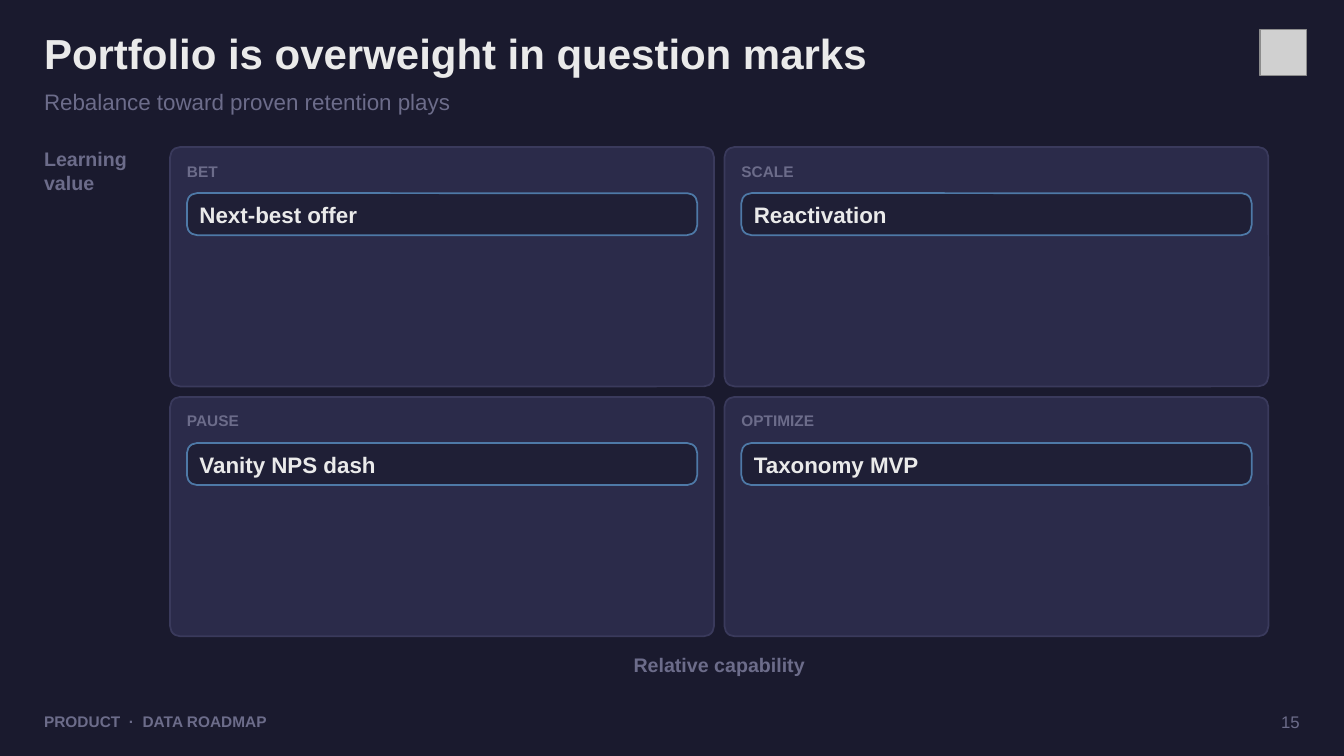
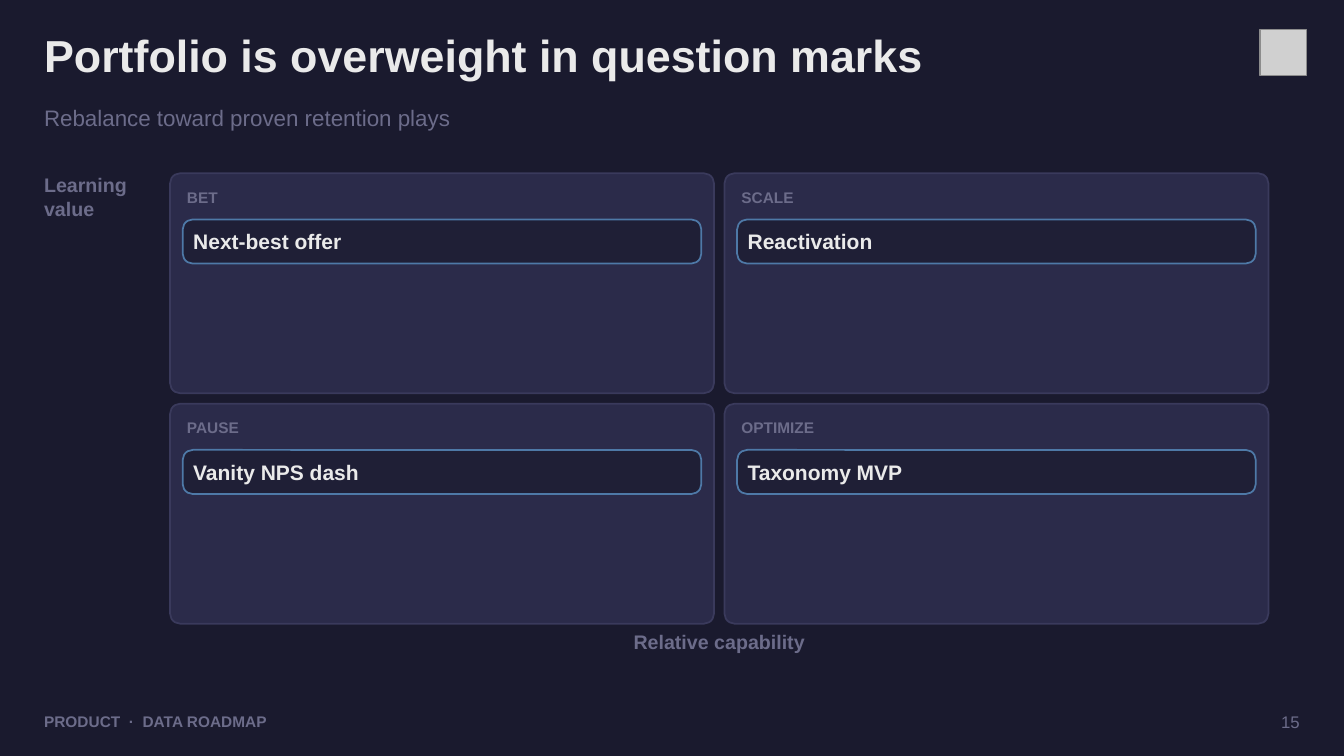
Before and after one commit to dhanesh123in/ppt-gen, a slide deck: slide 15 of examples/demo.pptx. Drawn at 1344x756 pixels with LibreOffice and Linux fonts; fonts in the diff are those of the drawing; grey boxes stand for pictures. Boxes give left, top, right and bottom in pixels: in the first picture for what was removed or moved away, otherwise in the second. Text is boxed around its words. In the diff, an @@ line names an element or a change of style, - is before the commit and + after.

```diff
--- a/examples/demo.pptx
+++ b/examples/demo.pptx
@@ text "Portfolio is overweight in question ..." at [44,39,922,81]: size 30 to 32 pt @@
@@ text "Rebalance toward proven retention plays": place and size @@
-text "Rebalance toward proven retention plays" at [44,94,450,115]
+text "Rebalance toward proven retention plays" at [44,110,450,131]
@@ text "Learning value": place and size @@
-text "Learning value" at [44,152,127,190]
+text "Learning value" at [44,178,127,216]
@@ rounded rectangle: place and size @@
-rounded rectangle at [170,147,715,387]
+rounded rectangle at [170,173,715,393]
@@ rounded rectangle: place and size @@
-rounded rectangle at [725,147,1269,387]
+rounded rectangle at [725,173,1269,393]
@@ text "BET": place and size @@
-text "BET" at [187,167,218,177]
+text "BET" at [187,193,218,203]
@@ text "SCALE": place and size @@
-text "SCALE" at [741,166,793,177]
+text "SCALE" at [741,192,793,203]
@@ rounded rectangle: place and size @@
-rounded rectangle at [187,194,697,236]
+rounded rectangle at [182,220,702,264]
@@ text "Next-best offer": place and size @@
-text "Next-best offer" at [199,206,357,224]
+text "Next-best offer" at [193,233,342,249]
@@ proportions changed in 8 elements at [170,404,715,624], [725,404,1269,624], [182,450,702,494], [737,450,1256,494], [170,173,715,393], [725,173,1269,393], [182,220,702,264], [737,220,1256,264] @@
@@ rounded rectangle: place and size @@
-rounded rectangle at [741,194,1251,236]
+rounded rectangle at [737,220,1256,264]
@@ size 16 to 15 pt in 4 elements at [193,464,359,484], [748,465,902,484], [193,233,342,249], [748,233,873,249] @@
@@ text "Reactivation": place and size @@
-text "Reactivation" at [754,206,887,223]
+text "Reactivation" at [748,233,873,249]
@@ rounded rectangle: place and size @@
-rounded rectangle at [170,397,715,637]
+rounded rectangle at [170,404,715,624]
@@ text "PAUSE": place and size @@
-text "PAUSE" at [187,415,239,426]
+text "PAUSE" at [187,422,239,433]
@@ rounded rectangle: place and size @@
-rounded rectangle at [725,397,1269,637]
+rounded rectangle at [725,404,1269,624]
@@ text "OPTIMIZE": place and size @@
-text "OPTIMIZE" at [741,415,814,426]
+text "OPTIMIZE" at [741,422,814,433]
@@ rounded rectangle: place and size @@
-rounded rectangle at [187,444,697,486]
+rounded rectangle at [182,450,702,494]
@@ rounded rectangle: place and size @@
-rounded rectangle at [741,444,1251,486]
+rounded rectangle at [737,450,1256,494]
@@ text "Relative capability": place and size @@
-text "Relative capability" at [634,658,804,676]
+text "Relative capability" at [634,635,804,653]
```
Also in this commit, not shown: 29 other slides changed, 14 other files.
